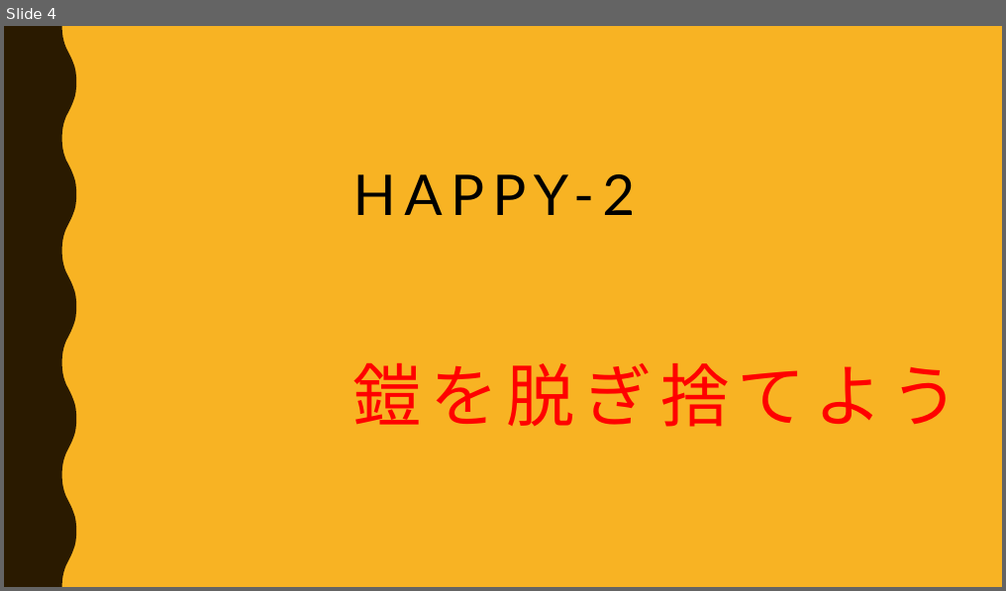
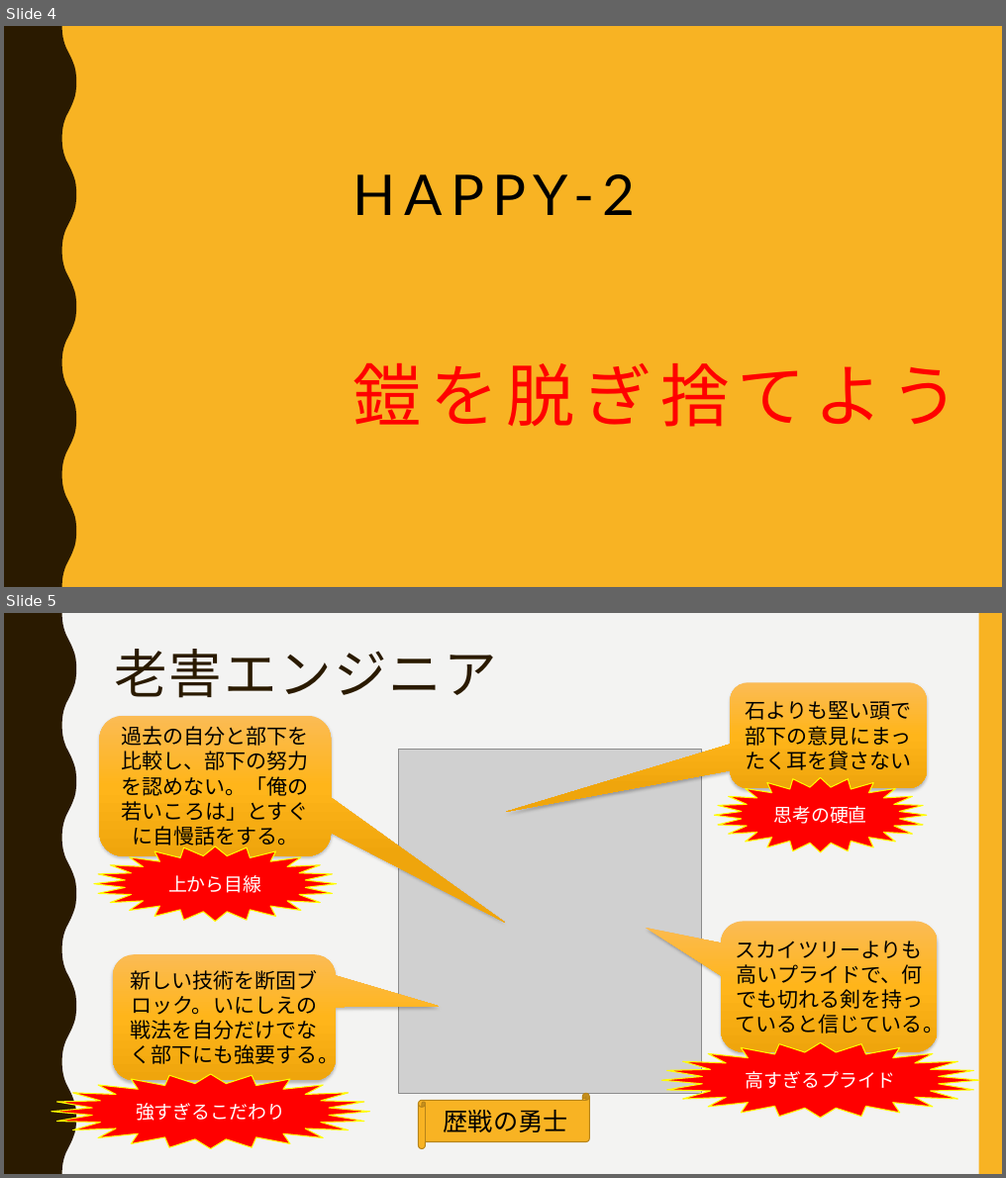
Before and after one commit to ssa-study/documents, a slide deck: HappyEngineer_part2.pptx. Shown one above the other, each under a label of ours: slide 4 before the commit, slides 4 and 5 after it. The pictures are 1006x591 and 1006x1178 pixels, drawn with LibreOffice and Linux fonts; fonts in the diff are those of the drawing; grey boxes stand for pictures. Boxes give left, top, right and bottom in pixels: in the first picture for what was removed or moved away, otherwise in the second. Text is boxed around its words. In the diff, an @@ line names an element or a change of style, - is before the commit and + after.

```diff
--- a/HappyEngineer_part2.pptx
+++ b/HappyEngineer_part2.pptx
@@ slide 5 added at (4, 613, 1002, 1174), background #F3F3F2; not listed: 2 template elements that a slide beside it also shows @@
@@ title added at (114, 649, 497, 698), 51 pt, text #2A1A00 @@
+老害エンジニア
@@ rounded speech box added at (731, 682, 927, 788), fill gradient #FBBC54 to #FFB51C to #EFA60C, 20 pt, text #000000 @@
+石よりも堅い頭で部下の意見にまったく耳を貸さない
@@ rounded speech box added at (100, 716, 331, 857), fill gradient #FBBC54 to #FFB51C to #EFA60C, 20 pt, text #000000 @@
+過去の自分と部下を比較し、部下の努力を認めない。「俺の若いころは」とすぐに自慢話をする。
@@ picture added at (399, 750, 701, 1093) @@
@@ star added at (715, 777, 927, 853), fill #FF0000, outline #FFFF00 1 pt, 18 pt, text #FFFFFF @@
+思考の硬直
@@ star added at (94, 847, 337, 922), fill #FF0000, outline #FFFF00 1 pt, 18 pt, text #FFFFFF @@
+上から目線
@@ rounded speech box added at (721, 922, 938, 1053), fill gradient #FBBC54 to #FFB51C to #EFA60C, 20 pt, text #000000 @@
+スカイツリーよりも高いプライドで、何でも切れる剣を持っていると信じている。
@@ rounded speech box added at (113, 956, 336, 1081), fill gradient #FBBC54 to #FFB51C to #EFA60C, 20 pt, text #000000 @@
+新しい技術を断固ブロック。いにしえの戦法を自分だけでなく部下にも強要する。
@@ star added at (662, 1044, 979, 1118), fill #FF0000, outline #FFFF00 1 pt, 18 pt, text #FFFFFF @@
+高すぎるプライド
@@ star added at (52, 1074, 370, 1149), fill #FF0000, outline #FFFF00 1 pt, 18 pt, text #FFFFFF @@
+強すぎるこだわり
@@ horizontal scroll added at (418, 1093, 589, 1149), fill #F8B323, outline #B7841A 1 pt, 24 pt, text #000000 @@
+歴戦の勇士
```
Also in this commit, not shown: 4 slides changed, 4 other slides added, 1 slide removed, 1 other file.
